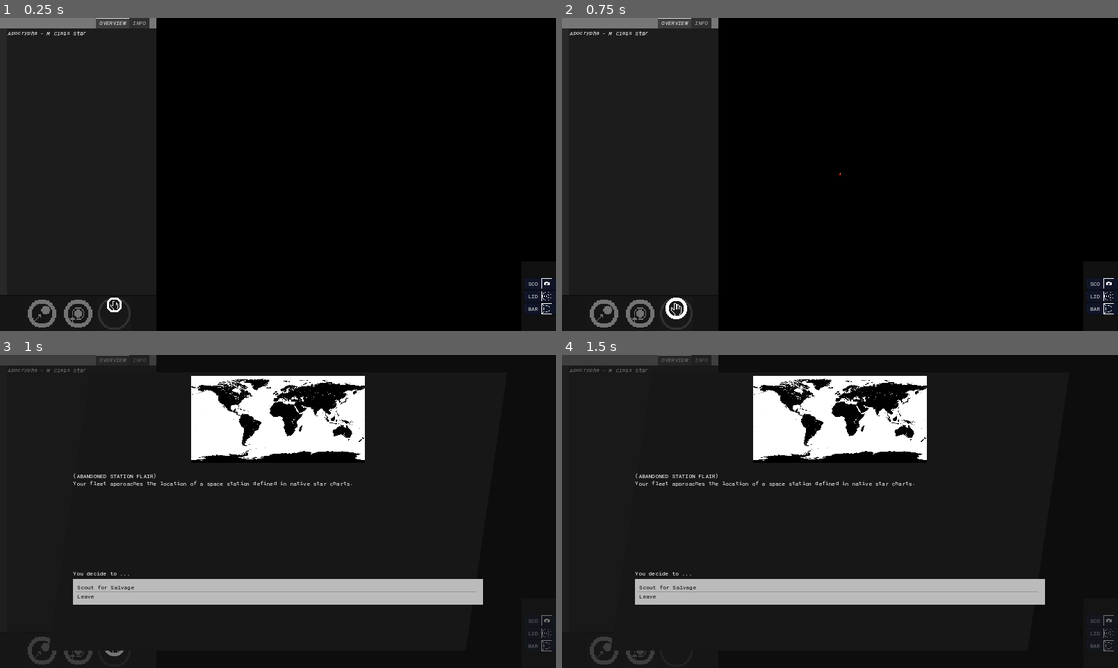
Above: before the commit, frames 1-4 (two rows, left to right).
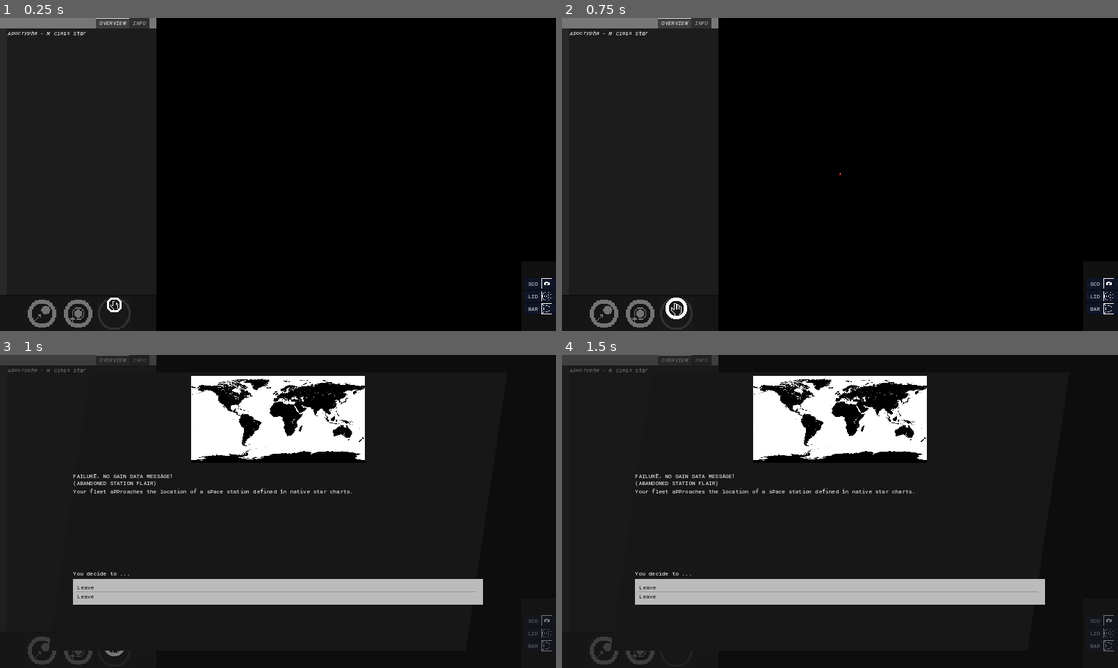
Above: after the commit, the same moments.

Repository: KermitGodFrog/Stellar-Cartography
Game: Godot game, scene res://Scenes/Game Master/gameMaster.tscn
Same seed, same stepped clock (60 frames per second), same inputs: the game is played once before the commit and once after it. Sound files missing from this copy of the repository are replaced by a short silence.
Inputs (mouse positions are in pixels of both pictures, inside the frame that each line leads up to):
- Up to frame 1 (0.25 s): no input
- Up to frame 2 (0.75 s): click (678, 312) at 0.5 s
- Up to frame 3 (1 s): no input
- Up to frame 4 (1.5 s): tap Enter at 1.25 s; move the mouse to (962, 495) at 1.27 s; press the mouse at (962, 495) at 1.28 s; hold D (right) from 1.28 s (still down)

Frames 1-2 are identical in both runs. In frame 3, 0.7% of the frame differs, in the area x 13-64%, y 37-76%; in frame 4, 0.7%.

Commit message:
Stashing minor changes prior to removing custom greater than / less than matches - just going to have more random stuff added when populating queries.

Diff:
--- a/Data/Dialogue/dialogueManager.gd
+++ b/Data/Dialogue/dialogueManager.gd
@@ -149,7 +149,7 @@
 				ranked_rules[rule] = matches
 
 			for rule in ranked_rules: #DEBUG!!!!!!!!!!!!!!!!!!!!!!!
-				print(str(rule.get_name(), " : ", ranked_rules.get(rule)))
+				print_rich(str("[color=GREEN]", rule.get_name(), " : ", "[color=PINK]", ranked_rules.get(rule)))
 
 			var sorted_values = ranked_rules.duplicate().values()
 			sorted_values.sort() #counts upwards, e.g [0,0,1,1,1,2,2,5]
@@ -169,6 +169,9 @@
 				var matches: int = get_rule_matches(rule, incoming_query)
 				if matches == rule.criteria.size():
 					matched_rules.append(rule)
+
+			for rule in matched_rules: #DEBUG!!!!!!!!!!!!!!!!!!!!!!!
+				print_rich(str("[color=GREEN]", rule.get_name(), " : ", "[color=PINK]", "ALL"))
 
 			for matched_rule in matched_rules:
 				trigger_rule(calling, matched_rule)
@@ -182,35 +185,57 @@
 			if typeof(rule.criteria.get(fact)) == TYPE_STRING:
 				match rule.criteria.get(fact).left(1):
 					"<":
-						var number = rule.criteria.get(fact).trim_prefix("<")
-						if float(rule.criteria.get(fact)) < float(number): #will this work>>???
+						var string_number = rule.criteria.get(fact).trim_prefix("<")
+						var number = convert_string_number(string_number)
+
+						if rule.criteria.get(fact) < number: #will this work>>???
+							print(str(rule.criteria.get(fact), " ", number))
 							matches += 1
 						else: continue
 					">":
-						var number = rule.criteria.get(fact).trim_prefix(">")
-						if float(rule.criteria.get(fact)) > float(number):
+						var string_number = rule.criteria.get(fact).trim_prefix(">")
+						var number = convert_string_number(string_number)
+
+						if rule.criteria.get(fact) > number:
+							print(str(rule.criteria.get(fact), " ", number))
 							matches += 1
 						else: continue
 					"<=":
-						var number = rule.criteria.get(fact).trim_prefix("<=")
-						if float(rule.criteria.get(fact)) <= float(number):
+						var string_number = rule.criteria.get(fact).trim_prefix("<=")
+						var number = convert_string_number(string_number)
+
+						if rule.criteria.get(fact) <= number:
+							print(str(rule.criteria.get(fact), " ", number))
 							matches += 1
 						else: continue
 					">=":
-						var number = rule.criteria.get(fact).trim_prefix(">=")
-						if float(rule.criteria.get(fact)) >= float(number):
+						var string_number = rule.criteria.get(fact).trim_prefix(">=")
+						var number = convert_string_number(string_number)
+
+						if rule.criteria.get(fact) >= number:
+							print(str(rule.criteria.get(fact), " ", number))
 							matches += 1
 						else: continue
 					_:
 						if rule.criteria.get(fact) == incoming_query.facts.get(fact):
+							print(str(rule.criteria.get(fact), " ", incoming_query.facts.get(fact)))
 							matches += 1
 						else: continue
 			else:
 				if rule.criteria.get(fact) == incoming_query.facts.get(fact):
+					print(str(rule.criteria.get(fact), " ", incoming_query.facts.get(fact)))
 					matches += 1
 				else: continue
 		else: continue
 	return matches
+
+func convert_string_number(string_number: String):
+	if string_number.is_valid_int():
+		return string_number.to_int()
+	elif string_number.is_valid_float():
+		return string_number.to_float()
+	return string_number
+
 
 func trigger_rule(calling: Node, rule: responseRule):
 	print("QUERY HANDLER: ", calling, " TRIGGERING RULE ", rule.get_name())
Not shown, changed: Data/Dialogue/rules.txt
